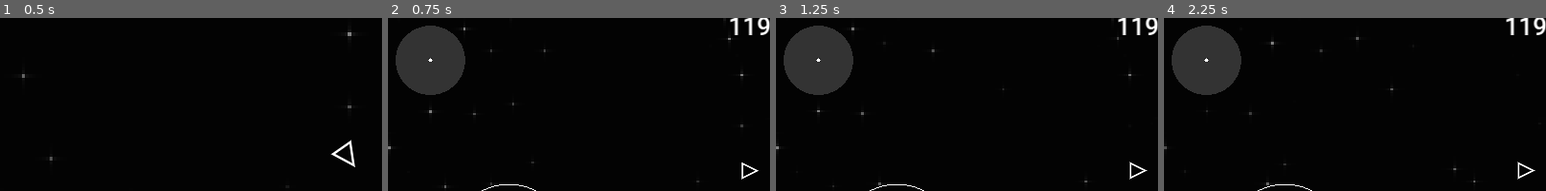
Above: before the commit, frames 1-4 (left to right).
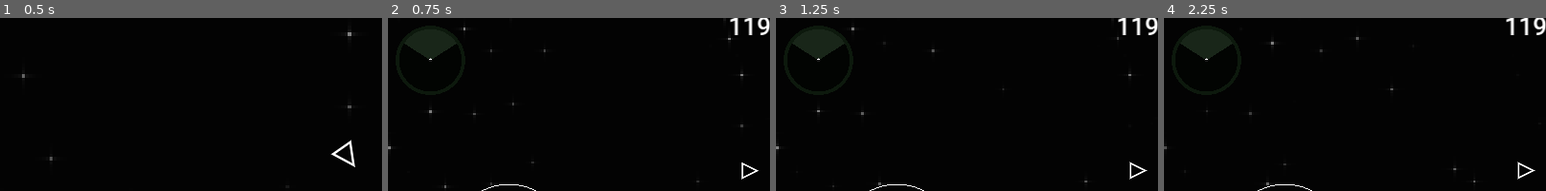
Above: after the commit, the same moments.

Repository: Ryu204/name-later
Game: Godot game, scene res://Layouts/index.tscn
The game is run twice, just before and just after one commit, with the same random seed, the same clock (stepped at 60 frames per second) and the same inputs.
Inputs (mouse positions are % of the whole screen's width and height, from its top left):
- Up to frame 1 (0.5 s): no input
- Up to frame 2 (0.75 s): click "Play" at 0.5 s
- Up to frame 3 (1.25 s): no input
- Up to frame 4 (2.25 s): click (97, 8) at 1.25 s; click (50, 50) at 2 s
The pictures show only the part of the screen within x 3-53%, y 6-56%; the shares and areas given below are measured in that part.

Frame 1 is identical in both runs. In frame 2, 5.7% of the frame differs, in the area x 2-21%, y 4-45%; in frame 3, 5.7%; in frame 4, 5.7%.

Commit message:
Feat: minimap shows ahead of player only

Diff:
--- a/Layouts/game.gd
+++ b/Layouts/game.gd
@@ -5,6 +5,9 @@
 @onready var _player = $Player
 @onready var _camera = $Camera2D
 @onready var _powerup_manager = $PowerupManager
+@onready var _minimap = $CanvasLayer/Minimap/SubViewport
+
+var _is_player_alive: bool = true
 
 func _ready() -> void:
 	_init_ui()
@@ -20,7 +23,16 @@
 	)
 
 func _init_gameplay() -> void:
+	_player.destroyed.connect(func(): _is_player_alive = false)
 	# Actually, we wait for the score, but there is no score now so...
 	await get_tree().create_timer(10.0).timeout
 
 	_powerup_manager.should_spawn = true
+
+func _process(_delta: float) -> void:
+	if _is_player_alive:
+		var is_player_moving =  _player.shape.velocity.length() > Constants.EPSILON
+		if not is_player_moving:
+			_minimap.set_radar_direction(Vector2(0, -1))
+		else:
+			_minimap.set_radar_direction(_player.shape.velocity)
--- a/Layouts/game.tscn
+++ b/Layouts/game.tscn
@@ -14,6 +14,7 @@
 
 [sub_resource type="ShaderMaterial" id="ShaderMaterial_ke3to"]
 shader = ExtResource("6_clplf")
+shader_parameter/direction = null
 
 [node name="Game" type="Node"]
 script = ExtResource("1_pwcpb")
@@ -53,7 +54,7 @@
 offset_bottom = -147.035
 grow_vertical = 0
 
-[node name="SubViewportContainer" type="SubViewportContainer" parent="CanvasLayer"]
+[node name="Minimap" type="SubViewportContainer" parent="CanvasLayer"]
 material = SubResource("ShaderMaterial_ke3to")
 offset_left = 40.0
 offset_top = 40.0
@@ -61,7 +62,7 @@
 offset_bottom = 140.0
 stretch = true
 
-[node name="SubViewport" type="SubViewport" parent="CanvasLayer/SubViewportContainer" node_paths=PackedStringArray("main_camera", "map_camera")]
+[node name="SubViewport" type="SubViewport" parent="CanvasLayer/Minimap" node_paths=PackedStringArray("main_camera", "map_camera", "minimap_control")]
 disable_3d = true
 transparent_bg = true
 handle_input_locally = false
@@ -71,9 +72,10 @@
 script = ExtResource("5_2eeet")
 main_camera = NodePath("../../../Camera2D")
 map_camera = NodePath("Camera2D2")
+minimap_control = NodePath("..")
 zoom = 0.9
 
-[node name="Camera2D2" type="Camera2D" parent="CanvasLayer/SubViewportContainer/SubViewport"]
+[node name="Camera2D2" type="Camera2D" parent="CanvasLayer/Minimap/SubViewport"]
 
 [node name="ParallaxBackground" type="ParallaxBackground" parent="CanvasLayer"]
 
@@ -98,4 +100,4 @@
 position_smoothing_enabled = true
 
 [node name="RemoteTransform2D" type="RemoteTransform2D" parent="Camera2D"]
-remote_path = NodePath("../../CanvasLayer/SubViewportContainer/SubViewport/Camera2D2")
+remote_path = NodePath("../../CanvasLayer/Minimap/SubViewport/Camera2D2")
--- a/Scripts/minimap.gd
+++ b/Scripts/minimap.gd
@@ -4,6 +4,7 @@
 
 @export var main_camera: Camera2D
 @export var map_camera: Camera2D
+@export var minimap_control: SubViewportContainer
 @export var zoom = 1.0
 
 func _ready() -> void:
@@ -17,3 +18,6 @@
 
 	map_camera.zoom = Vector2(real_zoom, real_zoom)
 	world_2d = vp.world_2d
+
+func set_radar_direction(dir: Vector2) -> void:
+	minimap_control.material.set_shader_parameter("direction", dir)
--- a/Shaders/minimap.gdshader
+++ b/Shaders/minimap.gdshader
@@ -1,13 +1,63 @@
 shader_type canvas_item;
-void fragment(){
-    COLOR = texture(TEXTURE, UV);
 
-	if (COLOR.a == 0.0) {
-        // Set it to gray with full opacity
-        COLOR.rgb = vec3(0.2); // Gray color
-        COLOR.a = 1.0;
+uniform vec2 direction;
+
+#define LINESIZE 0.01
+#define THETA 2.0
+#define PI 3.14159265359
+
+// Calculate the Euclidean distance
+float dist(vec2 uv) {
+    return sqrt(dot(uv, uv));
+}
+
+vec2 rotate(vec2 v, float angle) {
+    float s = sin(angle);
+    float c = cos(angle);
+    return vec2(
+        c * v.x - s * v.y, // x-component
+        s * v.x + c * v.y  // y-component
+    );
+}
+
+// Calculate the cosine similarity
+float getCos(vec2 a, vec2 b) {
+    return dot(a, b) / (dist(a) * dist(b));
+}
+
+// Function to create the scanning area
+float drawArea(vec2 uv, float time) {
+    vec2 st = rotate(direction, THETA / 2.0);
+    vec2 ed = rotate(direction, -THETA / 2.0);
+    if (dist(uv) > 0.7 || getCos(st, uv) < cos(THETA) || getCos(ed, uv) < cos(THETA))
+        return 0.1;
+    return 1.0;
+}
+
+void fragment() {
+    // Get the texture color
+    vec4 base_color = texture(TEXTURE, UV);
+
+    // Set a default background if transparent
+    if (base_color.a <= 0.05) {
+        base_color.rgb = vec3(0.1, 0.15, 0.1); // Green tone
+        base_color.a = 1.0;
     }
-    // make the pixel completely transparent
-    // if it's outside the radius of the circle
-    COLOR.a = 1.0 - round(distance(UV, vec2(0.5, 0.5)));
+
+    // Calculate distance from the center
+    float d = distance(UV, vec2(0.5));
+
+    // Handle circle transparency
+    if (d > 0.5) {
+        base_color.a = 0.0; // Outside the circle
+    } else if (d > 0.45) {
+        base_color.rgb = vec3(0.05, 0.1, 0.05); // Edge of the circle
+        base_color.a = 1.0;
+    } else {
+        // Apply scanning effect inside the circle
+        base_color.rgb = base_color.rgb * drawArea(UV - 0.5, TIME);
+    }
+
+    // Set the final color
+    COLOR = base_color;
 }
